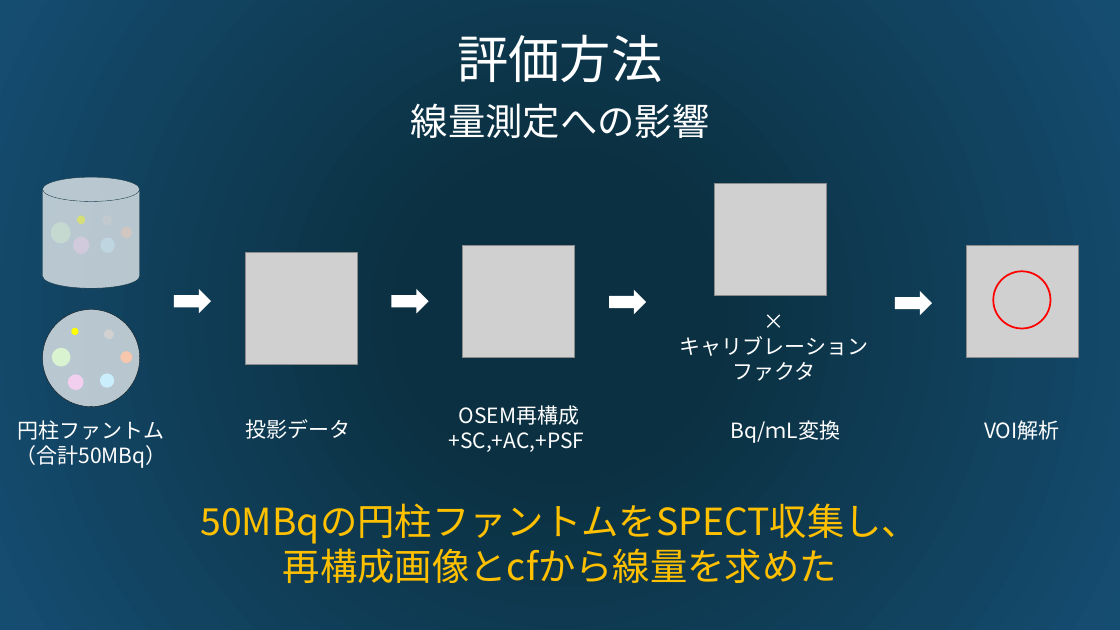
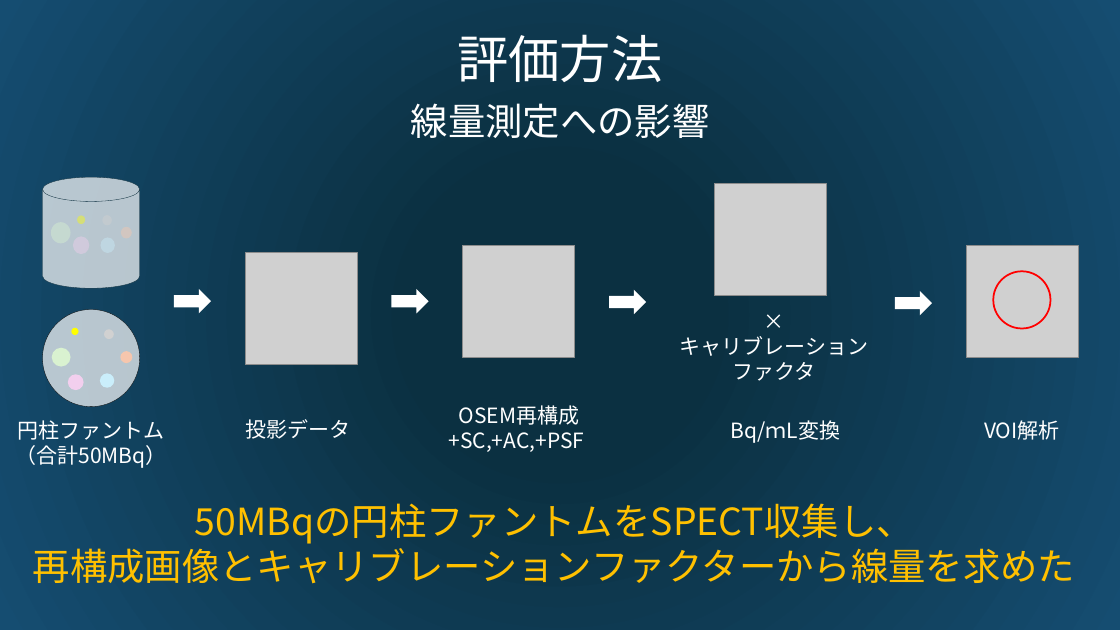
Before and after one commit to hhonda5427/simind_study, a slide deck: slide 7 of 123I線量測定におけるTEWの影響.pptx (slide 9 before the commit). Drawn at 1120x630 pixels with LibreOffice and Linux fonts; fonts in the diff are those of the drawing; grey boxes stand for pictures. Boxes give left, top, right and bottom in pixels: in the first picture for what was removed or moved away, otherwise in the second. Text is boxed around its words. In the diff, an @@ line names an element or a change of style, - is before the commit and + after.

```diff
--- a/123I線量測定におけるTEWの影響.pptx
+++ b/123I線量測定におけるTEWの影響.pptx
@@ text "50MBqの円柱ファントムをSPECT収集し、": place and size @@
-text "50MBqの円柱ファントムをSPECT収集し、" at [200,503,919,583]
+text "50MBqの円柱ファントムをSPECT収集し、" at [33,503,1075,584]
@@ text at [33,542,1075,584]: text changed @@
-再構成画像とcfから線量を求めた
+再構成画像とキャリブレーションファクターから線量を求めた
```
Also in this commit, not shown: 1 other slide changed.
